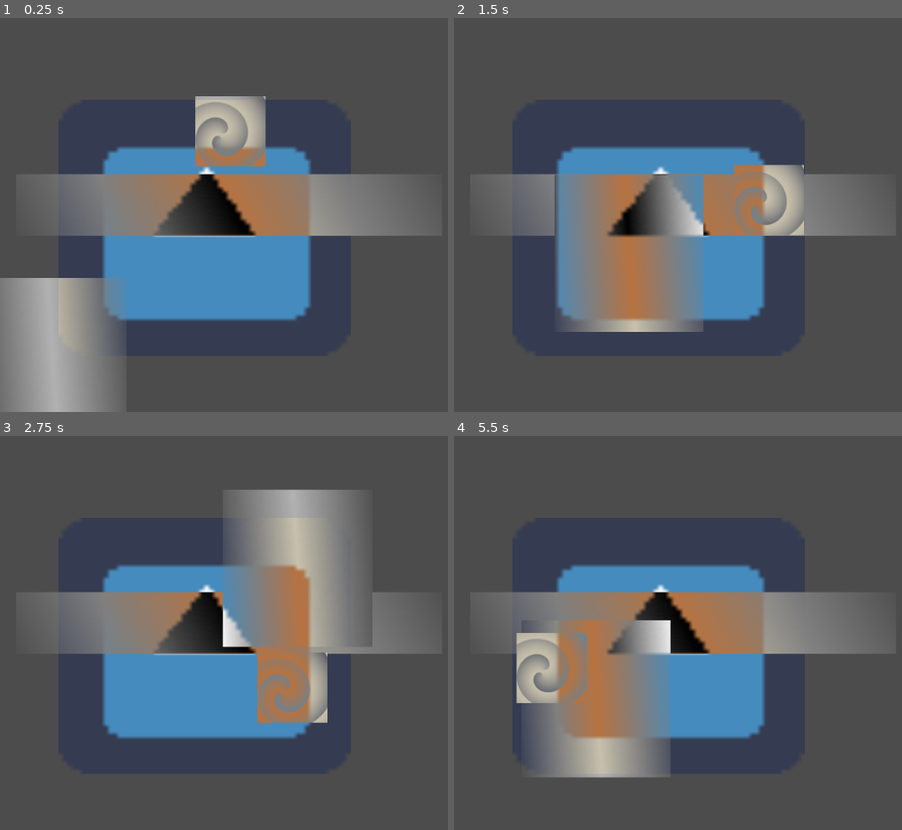
Above: before the commit, frames 1-4 (two rows, left to right).
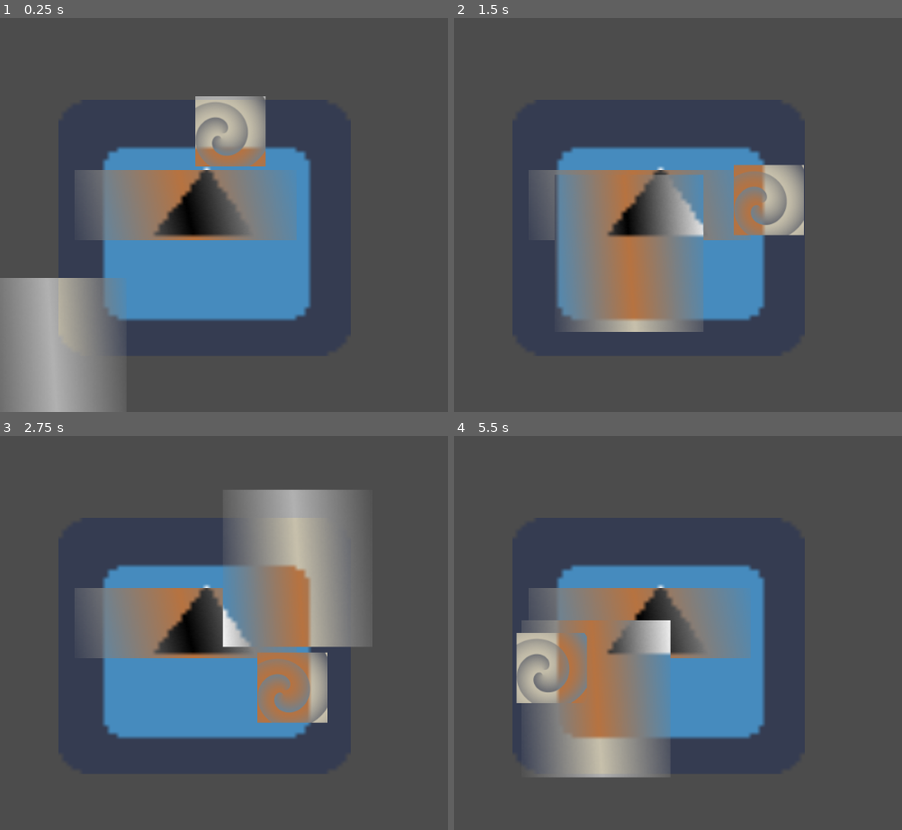
Above: after the commit, the same moments.

Repository: DevinPentecost/godot-practice-shaders
Game: Godot game, scene res://invert/Invert.tscn
The game is run twice, just before and just after one commit, with the same random seed, the same clock (stepped at 60 frames per second) and the same inputs. This scene is started directly instead of the project's main scene. The engine's default icon, where the game draws it, is replaced by a stand-in: a white triangle on a blue panel in a dark square.
Inputs:
- Up to frame 1 (0.25 s): no input
- Up to frame 2 (1.5 s): no input
- Up to frame 3 (2.75 s): no input
- Up to frame 4 (5.5 s): no input

The runs differ from the first frame. In frame 1, 10% of the frame differs, in the area x 8-96%, y 38-57%; in frame 2, 5.4%; in frame 3, 5.4%; in frame 4, 8.7%.

Commit message:
Updated main README Added color_fade WIP (impossible?) sprite_outline

Diff:
--- /dev/null
+++ b/color_fade/Color Fade.tscn
@@ -0,0 +1,222 @@
+[gd_scene load_steps=12 format=2]
+
+[ext_resource path="res://color_fade/color_fade.shader" type="Shader" id=1]
+[ext_resource path="res://color_fade/fade_mask.png" type="Texture" id=2]
+[ext_resource path="res://color_fade/picture.png" type="Texture" id=3]
+[ext_resource path="res://color_fade/fade_mask_low_resolution.png" type="Texture" id=4]
+[ext_resource path="res://color_fade/fade_mask_soft.png" type="Texture" id=5]
+
+[sub_resource type="ShaderMaterial" id=3]
+
+render_priority = 0
+shader = ExtResource( 1 )
+shader_param/amount = 0.113442
+shader_param/fade_color = Color( 0, 0.953125, 1, 1 )
+shader_param/fade_threshold = 0.05
+shader_param/color_hold = 0.1
+shader_param/color_fade = 0.1
+shader_param/color_clamp = 0.85
+shader_param/fade_mask = ExtResource( 2 )
+_sections_unfolded = [ "shader_param" ]
+
+[sub_resource type="Animation" id=2]
+
+resource_name = "fade"
+length = 3.0
+loop = true
+step = 0.01
+tracks/0/type = "value"
+tracks/0/path = NodePath(".:material:shader_param/amount")
+tracks/0/interp = 1
+tracks/0/loop_wrap = true
+tracks/0/imported = false
+tracks/0/enabled = true
+tracks/0/keys = {
+"times": PoolRealArray( 0, 3 ),
+"transitions": PoolRealArray( 1, 1 ),
+"update": 0,
+"values": [ 0.0, 1.0 ]
+}
+
+[sub_resource type="ShaderMaterial" id=4]
+
+render_priority = 0
+shader = ExtResource( 1 )
+shader_param/amount = 0.123556
+shader_param/fade_color = Color( 0, 0.953125, 1, 1 )
+shader_param/fade_threshold = 0.05
+shader_param/color_hold = 0.1
+shader_param/color_fade = 0.1
+shader_param/color_clamp = 0.85
+shader_param/fade_mask = ExtResource( 4 )
+_sections_unfolded = [ "shader_param" ]
+
+[sub_resource type="Animation" id=5]
+
+resource_name = "fade"
+length = 3.0
+loop = true
+step = 0.01
+tracks/0/type = "value"
+tracks/0/path = NodePath(".:material:shader_param/amount")
+tracks/0/interp = 1
+tracks/0/loop_wrap = true
+tracks/0/imported = false
+tracks/0/enabled = true
+tracks/0/keys = {
+"times": PoolRealArray( 0, 3 ),
+"transitions": PoolRealArray( 1, 1 ),
+"update": 0,
+"values": [ 0.0, 1.0 ]
+}
+
+[sub_resource type="ShaderMaterial" id=1]
+
+render_priority = 0
+shader = ExtResource( 1 )
+shader_param/amount = 0.658548
+shader_param/fade_color = Color( 0, 0.953125, 1, 1 )
+shader_param/fade_threshold = 0.05
+shader_param/color_hold = 0.1
+shader_param/color_fade = 0.1
+shader_param/color_clamp = 0.85
+shader_param/fade_mask = ExtResource( 5 )
+_sections_unfolded = [ "shader_param" ]
+
+[sub_resource type="Animation" id=6]
+
+resource_name = "fade"
+length = 3.0
+loop = true
+step = 0.01
+tracks/0/type = "value"
+tracks/0/path = NodePath(".:material:shader_param/amount")
+tracks/0/interp = 1
+tracks/0/loop_wrap = true
+tracks/0/imported = false
+tracks/0/enabled = true
+tracks/0/keys = {
+"times": PoolRealArray( 0, 3 ),
+"transitions": PoolRealArray( 1, 1 ),
+"update": 0,
+"values": [ 0.0, 1.0 ]
+}
+
+[node name="Color Fade" type="Node" index="0"]
+
+[node name="picture" type="Sprite" parent="." index="0"]
+
+material = SubResource( 3 )
+position = Vector2( 231.501, 352.534 )
+texture = ExtResource( 3 )
+_sections_unfolded = [ "Material" ]
+
+[node name="AnimationPlayer" type="AnimationPlayer" parent="picture" index="0"]
+
+root_node = NodePath("..")
+autoplay = "fade"
+playback_process_mode = 1
+playback_default_blend_time = 0.0
+playback_speed = 1.0
+anims/fade = SubResource( 2 )
+blend_times = [  ]
+_sections_unfolded = [ "Playback Options" ]
+
+[node name="Label" type="Label" parent="picture" index="1"]
+
+anchor_left = 0.0
+anchor_top = 0.0
+anchor_right = 0.0
+anchor_bottom = 0.0
+margin_left = -148.0
+margin_top = -248.0
+margin_right = -108.0
+margin_bottom = -234.0
+rect_pivot_offset = Vector2( 0, 0 )
+rect_clip_content = false
+mouse_filter = 2
+mouse_default_cursor_shape = 0
+size_flags_horizontal = 1
+size_flags_vertical = 4
+text = "ROUGH"
+percent_visible = 1.0
+lines_skipped = 0
+max_lines_visible = -1
+
+[node name="picture2" type="Sprite" parent="." index="1"]
+
+material = SubResource( 4 )
+position = Vector2( 559.351, 230.1 )
+rotation = 3.14058
+texture = ExtResource( 3 )
+_sections_unfolded = [ "Material" ]
+
+[node name="AnimationPlayer" type="AnimationPlayer" parent="picture2" index="0"]
+
+root_node = NodePath("..")
+autoplay = "fade"
+playback_process_mode = 1
+playback_default_blend_time = 0.0
+playback_speed = 1.0
+anims/fade = SubResource( 5 )
+blend_times = [  ]
+_sections_unfolded = [ "Playback Options" ]
+
+[node name="Label" type="Label" parent="picture2" index="1"]
+
+anchor_left = 0.0
+anchor_top = 0.0
+anchor_right = 0.0
+anchor_bottom = 0.0
+margin_left = -33.0
+margin_top = -228.0
+margin_right = 85.0
+margin_bottom = -214.0
+rect_pivot_offset = Vector2( 0, 0 )
+rect_clip_content = false
+mouse_filter = 2
+mouse_default_cursor_shape = 0
+size_flags_horizontal = 1
+size_flags_vertical = 4
+text = "LOW RESOLUTION"
+percent_visible = 1.0
+lines_skipped = 0
+max_lines_visible = -1
+
+[node name="picture3" type="Sprite" parent="." index="2"]
+
+material = SubResource( 1 )
+position = Vector2( 823.264, 359.336 )
+texture = ExtResource( 3 )
+_sections_unfolded = [ "Material" ]
+
+[node name="AnimationPlayer" type="AnimationPlayer" parent="picture3" index="0"]
+
+root_node = NodePath("..")
+autoplay = "fade"
+playback_process_mode = 1
+playback_default_blend_time = 0.0
+playback_speed = 1.0
+anims/fade = SubResource( 6 )
+blend_times = [  ]
+_sections_unfolded = [ "Playback Options" ]
+
+[node name="Label" type="Label" parent="picture3" index="1"]
+
+anchor_left = 0.0
+anchor_top = 0.0
+anchor_right = 0.0
+anchor_bottom = 0.0
+margin_top = -280.0
+margin_right = 40.0
+margin_bottom = -266.0
+rect_pivot_offset = Vector2( 0, 0 )
+rect_clip_content = false
+mouse_filter = 2
+mouse_default_cursor_shape = 0
+size_flags_horizontal = 1
+size_flags_vertical = 4
+text = "SOFT"
+percent_visible = 1.0
+lines_skipped = 0
+max_lines_visible = -1
--- /dev/null
+++ b/color_fade/color_fade.shader
@@ -0,0 +1,59 @@
+shader_type canvas_item;
+
+//The mask to use (usually a cloud)
+uniform sampler2D fade_mask;
+
+//Where we currently are on the fade
+uniform float amount: hint_range(0.0, 1.0);
+
+//The color to fade to when disappearing
+uniform vec4 fade_color: hint_color;
+
+//How long before the fade to start changing the color
+uniform float fade_threshold: hint_range(0.05, 0.01);
+
+//How long to hold the color before fading away
+uniform float color_hold = 0.05;
+uniform float color_fade = 0.02;
+
+//An upper clamp to make sure that full black is invisible
+uniform float color_clamp = 0.99;
+
+void fragment(){
+
+	//Sample the fade mask
+	vec4 mask_color = texture(fade_mask, UV);
+
+	//Get the greyscale color
+	float intensity = mask_color.r;
+
+	//Adjust the intensity to stay in the range
+	float full_clamp = color_clamp - color_hold - color_fade;
+	intensity = intensity * full_clamp;
+
+	//Get the color of the image
+	vec4 texture_color = texture(TEXTURE, UV);
+
+	//Are we within the threshold?
+	if(amount > intensity + color_hold + color_fade){
+		//We are done, show nothing
+		texture_color = vec4(0.0);
+	}else if(amount > intensity + color_hold){
+		//We have held the color and it is time to fade away
+		//Fade the color away
+		float fade_amount = (amount - intensity - color_hold) / color_fade;
+		texture_color = mix(texture_color, vec4(0.0), fade_amount);
+	} else if(amount > intensity){
+		//Hold the color
+		texture_color.rgb = fade_color.rgb;
+	} else if(amount > intensity - fade_threshold){
+		//Start fading towards that color
+		float mix_amount = (amount - intensity) / (fade_threshold);
+		texture_color.rgb = mix(texture_color.rgb, fade_color.rgb, mix_amount);
+	} else{
+		//Use the texture color normally
+	}
+
+	//Set the color
+	COLOR = texture_color;
+}
--- a/invert/Invert.tscn
+++ b/invert/Invert.tscn
@@ -57,19 +57,31 @@
 scale = Vector2( 6.50953, 5.69577 )
 texture = ExtResource( 1 )
 
-[node name="Inverter3" type="Sprite" parent="." index="1"]
+[node name="BackBufferCopy2" type="BackBufferCopy" parent="." index="1"]
+
+copy_mode = 1
+rect = Rect2( 0, 0, 800, 600 )
+_sections_unfolded = [ "Material", "Transform" ]
+
+[node name="Inverter3" type="Sprite" parent="." index="2"]
 
 material = ExtResource( 2 )
-position = Vector2( 326.244, 305.312 )
-scale = Vector2( 6.06026, 0.882099 )
+position = Vector2( 263.874, 305.312 )
+scale = Vector2( 3.16028, 1 )
 z_index = 1
 texture = ExtResource( 3 )
 _sections_unfolded = [ "Material", "Transform", "Visibility" ]
 
-[node name="Inverter2" type="Sprite" parent="." index="2"]
+[node name="BackBufferCopy3" type="BackBufferCopy" parent="." index="3"]
+
+copy_mode = 1
+rect = Rect2( 0, 0, 800, 600 )
+_sections_unfolded = [ "Material", "Transform" ]
+
+[node name="Inverter2" type="Sprite" parent="." index="4"]
 
 material = ExtResource( 2 )
-position = Vector2( 496.397, 166.033 )
+position = Vector2( 179.965, 432.179 )
 scale = Vector2( 2.12517, 2.24085 )
 z_index = 1
 texture = ExtResource( 3 )
@@ -86,10 +98,16 @@
 blend_times = [  ]
 _sections_unfolded = [ "Playback Options" ]
 
-[node name="Inverter" type="Sprite" parent="." index="3"]
+[node name="BackBufferCopy" type="BackBufferCopy" parent="." index="5"]
+
+copy_mode = 1
+rect = Rect2( 0, 0, 800, 600 )
+_sections_unfolded = [ "Material", "Transform" ]
+
+[node name="Inverter" type="Sprite" parent="." index="6"]
 
 material = ExtResource( 2 )
-position = Vector2( 99.9522, 333.817 )
+position = Vector2( 248.997, 217.326 )
 z_index = 1
 texture = ExtResource( 4 )
 _sections_unfolded = [ "Material", "Transform", "Visibility", "Z Index" ]
--- a/invert/invert_material.tres
+++ b/invert/invert_material.tres
@@ -4,6 +4,6 @@
 
 [resource]
 
-render_priority = -2
+render_priority = 0
 shader = ExtResource( 1 )
 _sections_unfolded = [ "Resource" ]
--- /dev/null
+++ b/sprite_outline/SpriteOutline.tscn
@@ -0,0 +1,43 @@
+[gd_scene load_steps=4 format=2]
+
+[ext_resource path="res://sprite_outline/sprite_outline.tres" type="Material" id=1]
+[ext_resource path="res://sprite_outline/dude.png" type="Texture" id=2]
+
+[sub_resource type="Animation" id=1]
+
+resource_name = "wiggle"
+length = 2.0
+loop = true
+step = 0.1
+tracks/0/type = "value"
+tracks/0/path = NodePath(".:frame")
+tracks/0/interp = 1
+tracks/0/loop_wrap = true
+tracks/0/imported = false
+tracks/0/enabled = true
+tracks/0/keys = {
+"times": PoolRealArray( 0, 1 ),
+"transitions": PoolRealArray( 1, 1 ),
+"update": 1,
+"values": [ 0, 1 ]
+}
+
+[node name="SpriteOutline" type="Node"]
+
+[node name="Sprite" type="Sprite" parent="." index="0"]
+
+material = ExtResource( 1 )
+position = Vector2( 83.2155, 71.8679 )
+texture = ExtResource( 2 )
+hframes = 2
+_sections_unfolded = [ "Animation", "Material" ]
+
+[node name="AnimationPlayer" type="AnimationPlayer" parent="Sprite" index="0"]
+
+root_node = NodePath("..")
+autoplay = "wiggle"
+playback_process_mode = 1
+playback_default_blend_time = 0.0
+playback_speed = 1.0
+anims/wiggle = SubResource( 1 )
+blend_times = [  ]
--- /dev/null
+++ b/sprite_outline/sprite_outline.shader
@@ -0,0 +1,21 @@
+shader_type canvas_item;
+
+uniform float intensity : hint_range(0.0, 0.03);
+uniform vec4 outline_color : hint_color;
+
+void vertex() {
+
+	//We want to grow the vertex
+	VERTEX *= 1.0 + intensity;
+
+
+	//VERTEX += vec2(1.0, 1.0);
+}
+
+void fragment() {
+	//Get the regular UV color
+	vec4 texture_color = texture(TEXTURE, UV);
+
+	//Draw the color
+	COLOR = texture_color;
+}
--- /dev/null
+++ b/sprite_outline/sprite_outline.tres
@@ -0,0 +1,11 @@
+[gd_resource type="ShaderMaterial" load_steps=2 format=2]
+
+[ext_resource path="res://sprite_outline/sprite_outline.shader" type="Shader" id=1]
+
+[resource]
+
+render_priority = 0
+shader = ExtResource( 1 )
+shader_param/intensity = 0.03
+shader_param/outline_color = Color( 0, 1, 0.0625, 1 )
+_sections_unfolded = [ "shader_param" ]
Binary file added: color_fade/color_fade.gif
Binary file added: color_fade/fade_mask.png
Not shown, added: color_fade/fade_mask.png.import
Binary file added: color_fade/fade_mask_low_resolution.png
Not shown, added: color_fade/fade_mask_low_resolution.png.import
Binary file added: color_fade/fade_mask_soft.png
Not shown, added: color_fade/fade_mask_soft.png.import
Binary file added: color_fade/picture.png
Not shown, added: color_fade/picture.png.import
Binary file added: sprite_outline/dude.png
Not shown, added: sprite_outline/dude.png.import
Not shown, changed: README.md
(and 1 more such lines)
